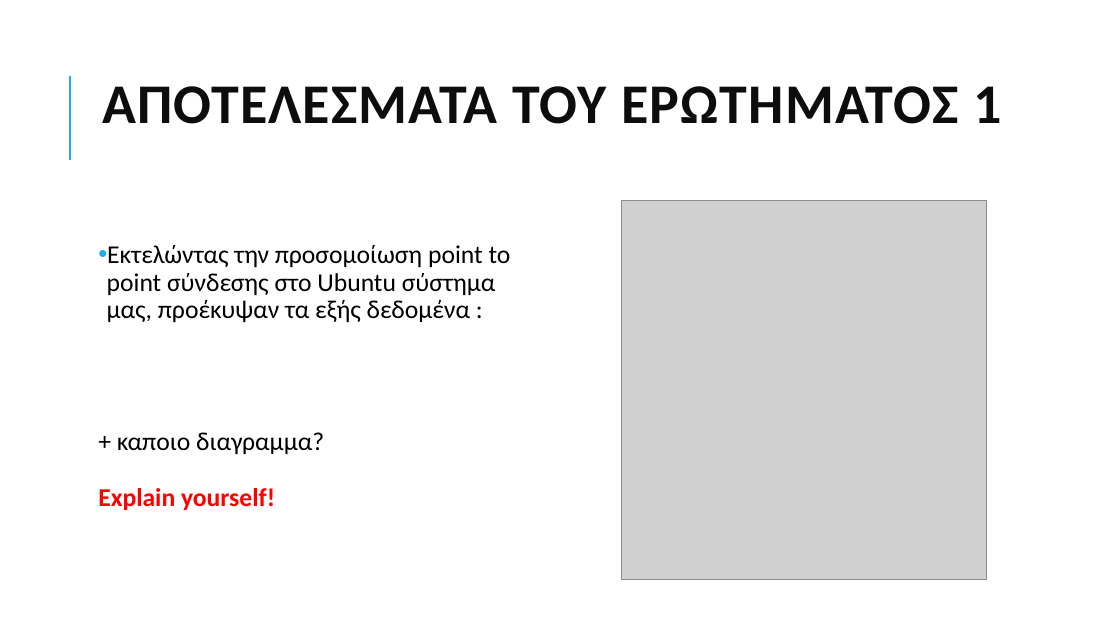
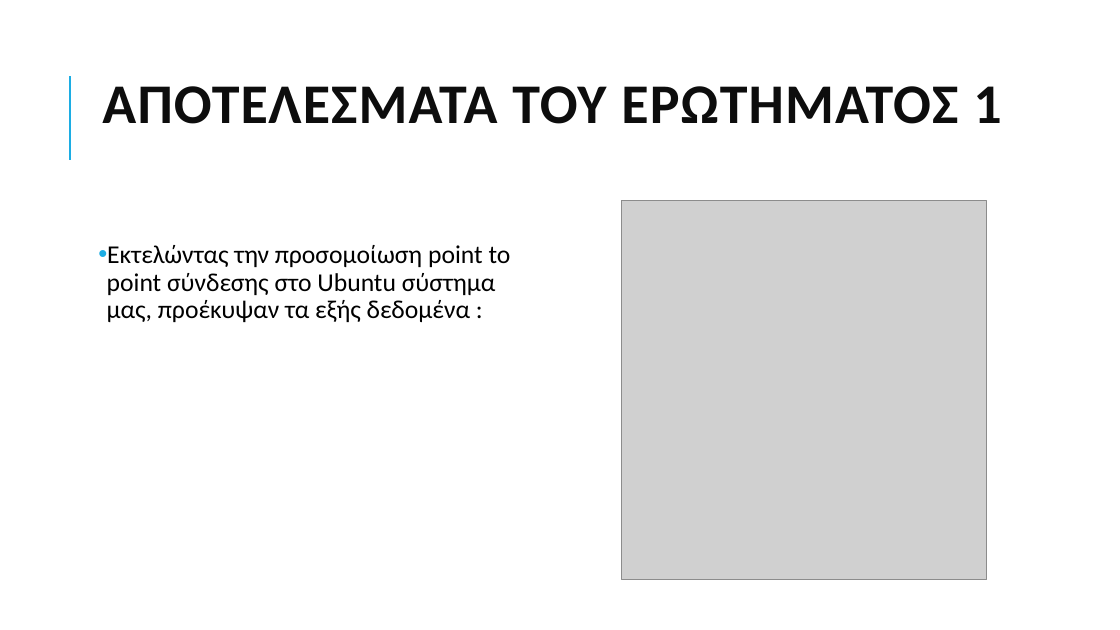
Before and after one commit to grgmyl/Ns3Project, a slide deck: slide 7 of Presentations/Ns-3_presentation_F.pptx. Drawn at 1120x630 pixels with LibreOffice and Linux fonts; fonts in the diff are those of the drawing; grey boxes stand for pictures. Boxes give left, top, right and bottom in pixels: in the first picture for what was removed or moved away, otherwise in the second. Text is boxed around its words. In the diff, an @@ line names an element or a change of style, - is before the commit and + after.

```diff
--- a/Presentations/Ns-3_presentation_F.pptx
+++ b/Presentations/Ns-3_presentation_F.pptx
@@ text at (98,432,324,510): paragraph removed @@
-+ καποιο διαγραμμα?
-Explain yourself!
```
Also in this commit, not shown: 1 other slide changed.
